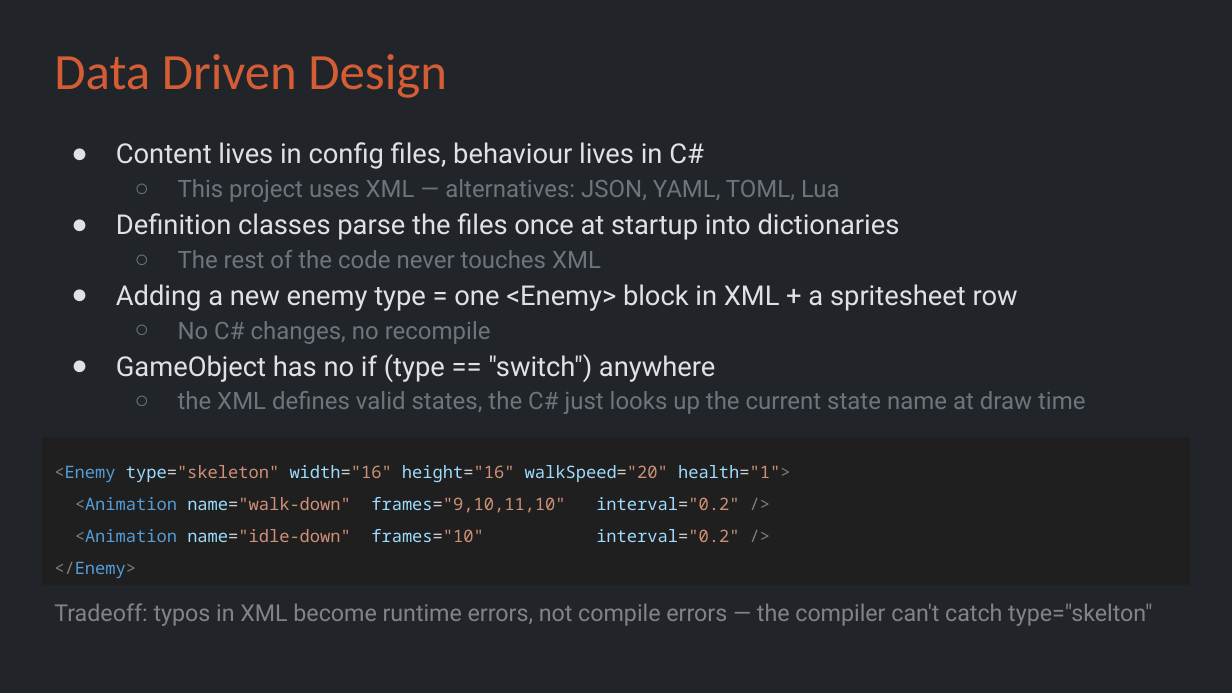
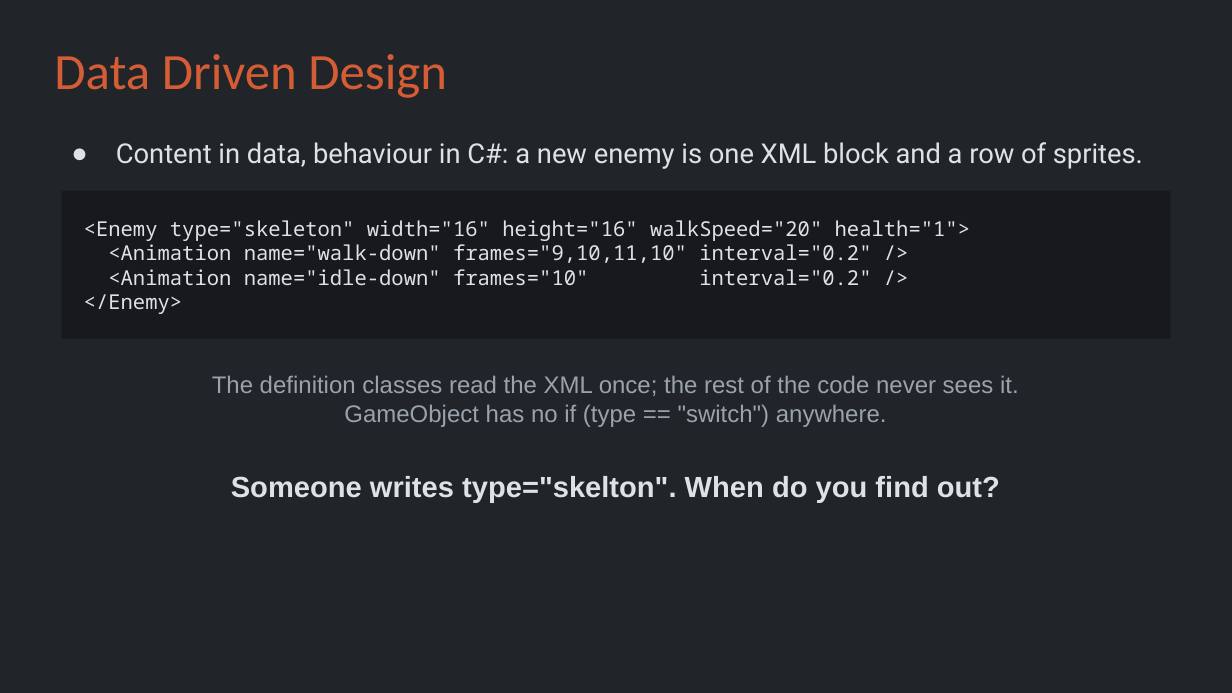
Before and after one commit to Metamate/gar, a slide deck: slide 34 of slides/08 The Legend of Zelda.pptx. Drawn at 1232x693 pixels with LibreOffice and Linux fonts; fonts in the diff are those of the drawing. Boxes give left, top, right and bottom in pixels: in the first picture for what was removed or moved away, otherwise in the second. Text is boxed around its words. In the diff, an @@ line names an element or a change of style, - is before the commit and + after.

```diff
--- a/slides/08 The Legend of Zelda.pptx
+++ b/slides/08 The Legend of Zelda.pptx
@@ text at <box>116,142,1143,169</box>: text changed @@
-● Content lives in config files, behaviour lives in C#
-  ○ This project uses XML — alternatives: JSON, YAML, TOML, Lua
-● Definition classes parse the files once at startup into dictionaries
-  ○ The rest of the code never touches XML
-● Adding a new enemy type = one <Enemy> block in XML + a spritesheet row
-  ○ No C# changes, no recompile
-● GameObject has no if (type == "switch") anywhere
-  ○ the XML defines valid states, the C# just looks up the current state name at draw time
+● Content in data, behaviour in C#: a new enemy is one XML block and a row of sprites.
@@ rectangle "<Enemy type="skeleton" width="16" height="16" walkSpeed="20" ...": place and size @@
-rectangle "<Enemy type="skeleton" width="16" height="16" walkSpeed="20" ..." at <box>42,437,1190,585</box>
+rectangle "<Enemy type="skeleton" width="16" height="16" walkSpeed="20" ..." at <box>62,191,1170,339</box>
@@ rectangle "<Enemy type="skeleton" width="16" height="16" walkSpeed="20" ..." at <box>62,191,1170,339</box>: size 10 to 12 pt, highlight #1F1F1F to none; text colour #808080 to #DEE2E6 in "<Enemy health="1">", "<Animation />", "<Animation />", "</Enemy>"; text colour #569CD6 to #DEE2E6 in "<Enemy", "<Animation", "<Animation", "</Enemy>"; text colour #9CDCFE to #DEE2E6, text colour #CCCCCC to #DEE2E6, text colour #CE9178 to #DEE2E6 in "type="skeleton" width="16" height="16" walkSpeed="20" health ...", "name="walk-down" frames="9,10,11,10" interval="0.2"", "name="idle-down" frames="10" interval="0.2""; line spacing 1.57 to 1; vertical alignment top to middle; text to rectangle; fill #1F1F1F to #17191C @@
@@ text added at <box>212,375,1019,427</box>, 14 pt, text #9AA3AB @@
+The definition classes read the XML once; the rest of the code never sees it.
+GameObject has no if (type == "switch") anywhere.
@@ text added at <box>231,476,1000,502</box>, 17 pt, text #DEE2E6, bold @@
+Someone writes type="skelton". When do you find out?
@@ text removed at <box>54,603,1152,626</box> @@
-Tradeoff: typos in XML become runtime errors, not compile errors — the compiler can't catch type="skelton"
```
Also in this commit, not shown: 8 other slides changed, 2 slides added, 1 slide removed.
